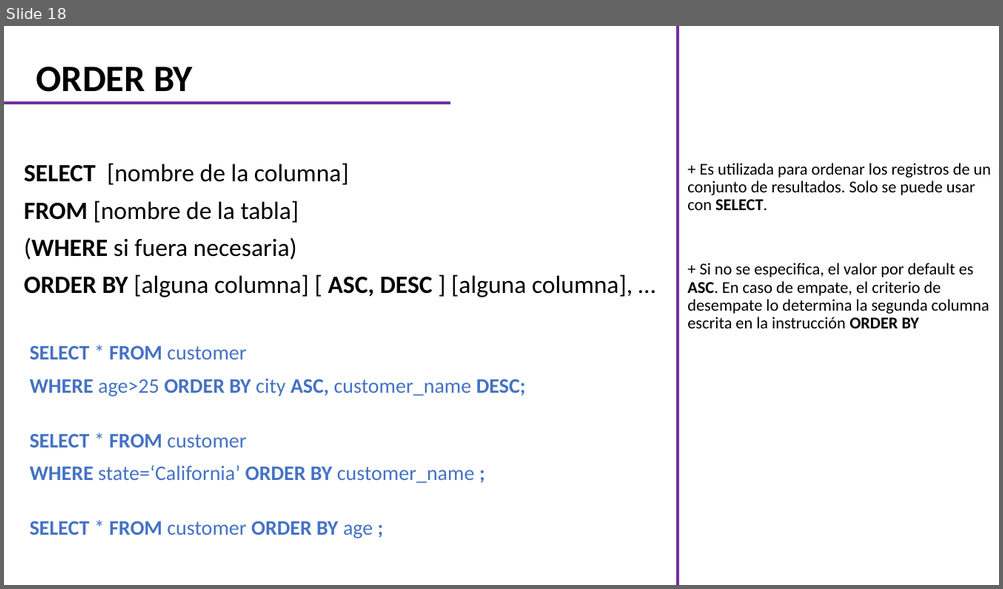
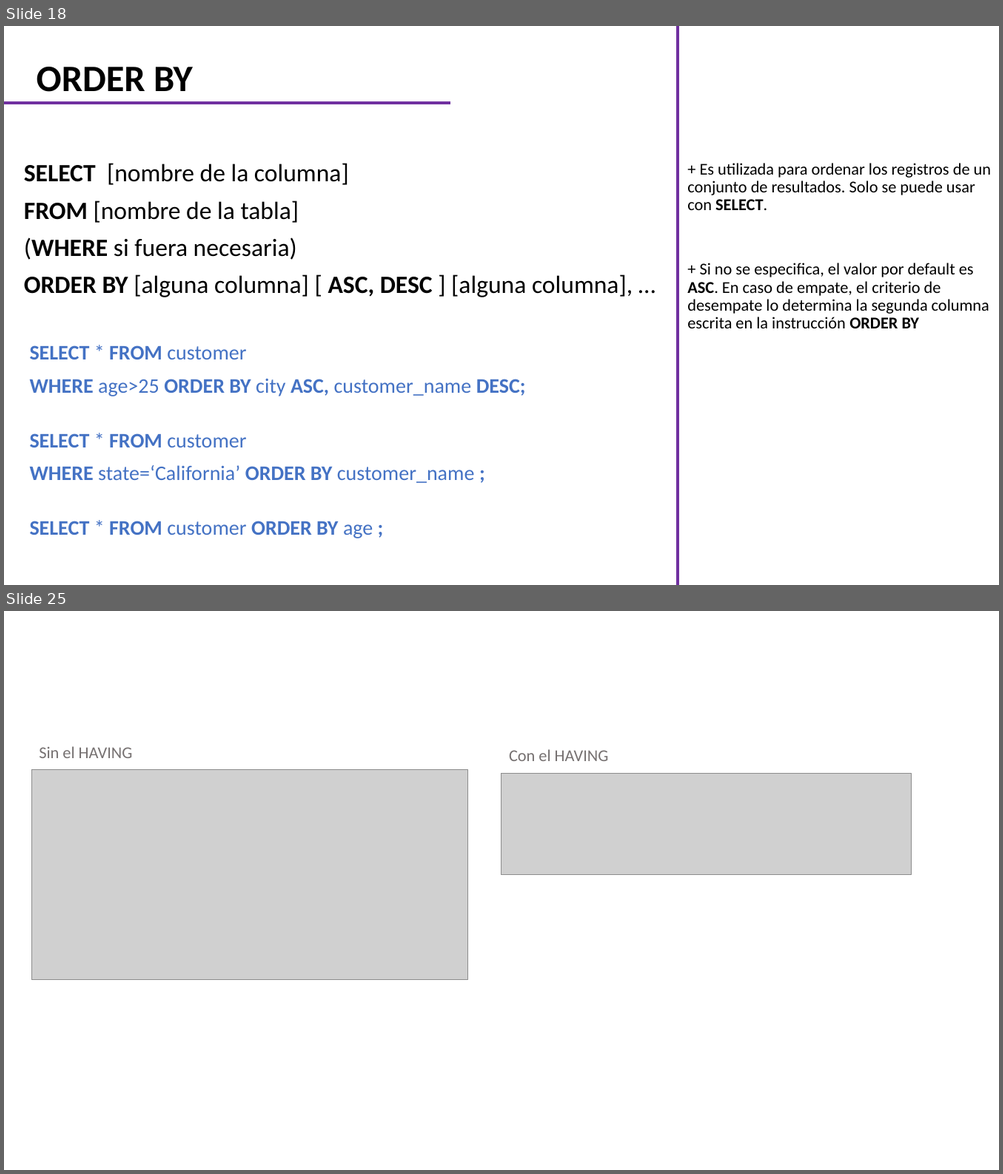
Before and after one commit to CarlosCamposs/Curso-AABD_SQL, a slide deck: Curso AABD-SQL (Notas).pptx. Shown one above the other, each under a label of ours: slide 18 before the commit, slides 18 and 25 after it; the slides between them are not shown. The pictures are 1003x589 and 1003x1174 pixels, drawn with LibreOffice and Linux fonts; fonts in the diff are those of the drawing; grey boxes stand for pictures. Boxes give left, top, right and bottom in pixels: in the first picture for what was removed or moved away, otherwise in the second. Text is boxed around its words. In the diff, an @@ line names an element or a change of style, - is before the commit and + after.

```diff
--- a/Curso AABD-SQL (Notas).pptx
+++ b/Curso AABD-SQL (Notas).pptx
@@ slide 25 added at bbox=[4, 611, 999, 1170], background #FFFFFF @@
@@ text added at bbox=[39, 746, 133, 758], 16 pt, text #767171 @@
+Sin el HAVING
@@ text added at bbox=[509, 749, 609, 761], 16 pt, text #767171 @@
+Con el HAVING
@@ picture added at bbox=[31, 770, 467, 980] @@
@@ picture added at bbox=[502, 774, 911, 875] @@
```
Also in this commit, not shown: 2 slides changed, 5 other slides added, 1 slide removed.
